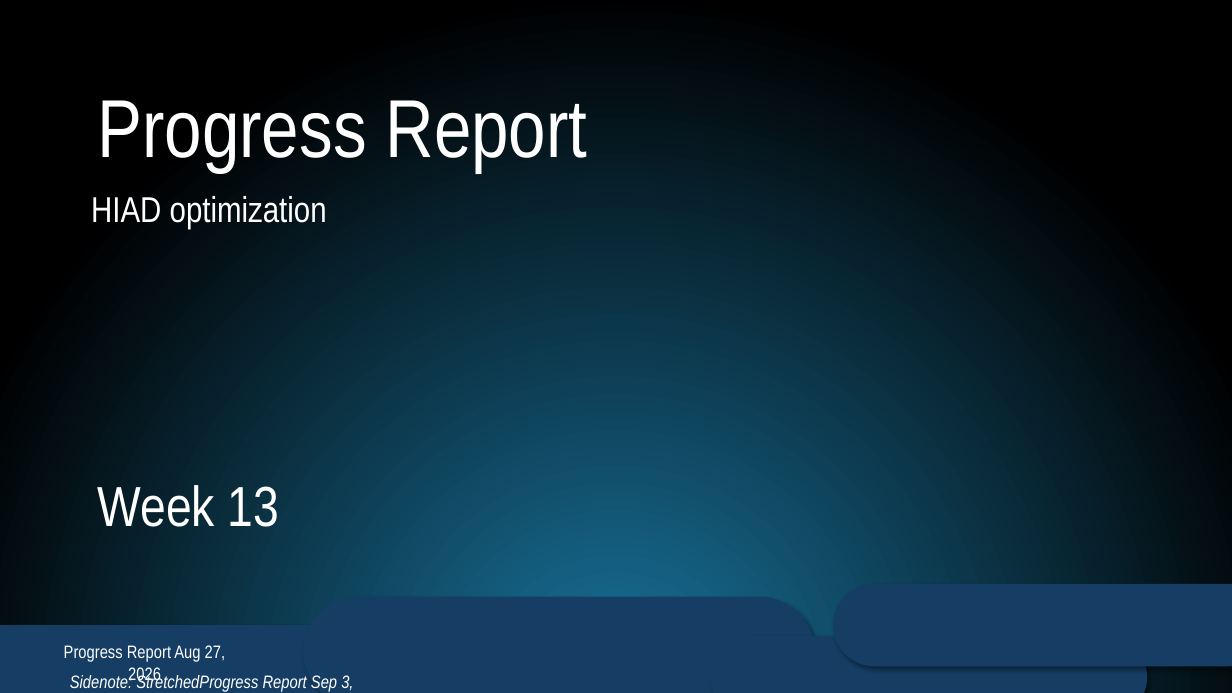
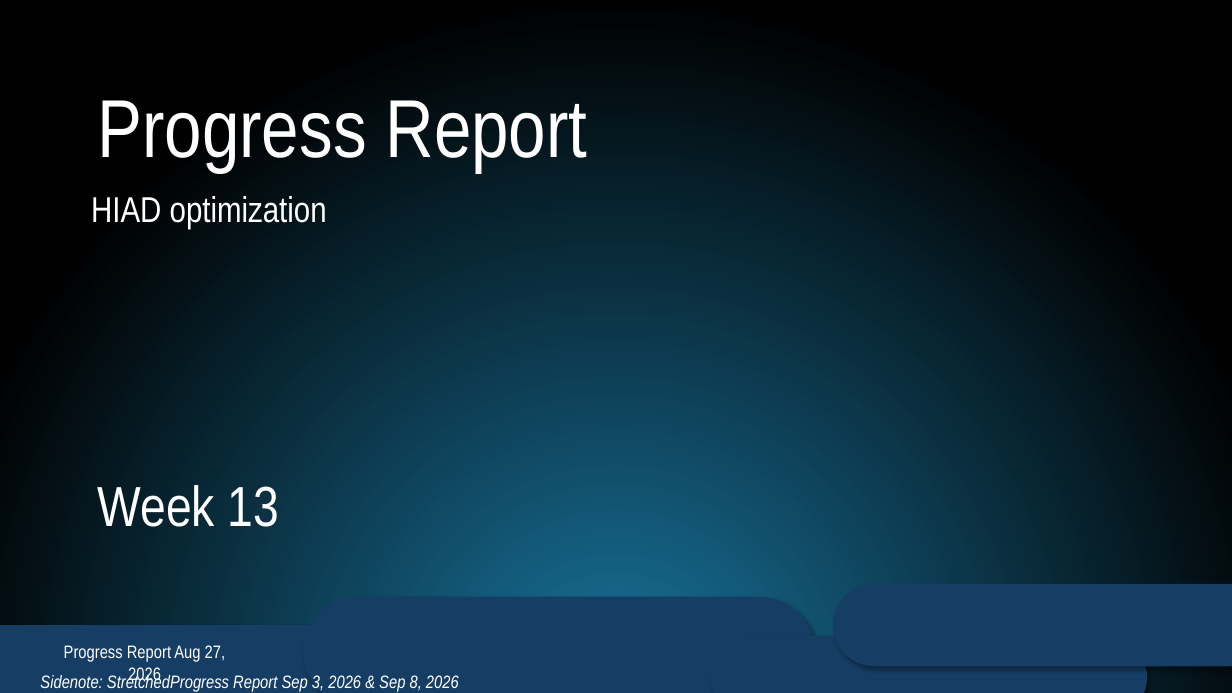
Before and after one commit to albertstarfield/StellarOrion_HypersonicEdition, a slide deck: slide 1 of Lost+Found/ProgressReport/Week 12/ProgressReport.pptx. Drawn at 1232x693 pixels with LibreOffice and Linux fonts; fonts in the diff are those of the drawing. Boxes give left, top, right and bottom in pixels: in the first picture for what was removed or moved away, otherwise in the second. Text is boxed around its words. In the diff, an @@ line names an element or a change of style, - is before the commit and + after.

```diff
--- a/Lost+Found/ProgressReport/Week 12/ProgressReport.pptx
+++ b/Lost+Found/ProgressReport/Week 12/ProgressReport.pptx
@@ text at (40, 674, 459, 692): text changed @@
-Sidenote: StretchedProgress Report Sep 3, 2026
+Sidenote: StretchedProgress Report Sep 3, 2026 & Sep 8, 2026
```
Also in this commit, not shown: 22 other files.
